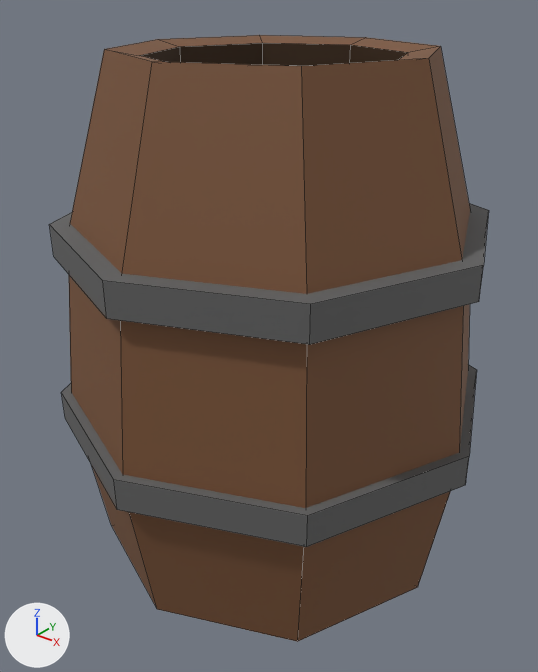
Before and after pictures for a commit that changed the FBX model SteamPunkStealth/Assets/Models/RawFBX/Barrel.fbx.
Both versions are drawn from a 50 mm lens placed at (1.91, -2.44, 2.52), pointed at (0.0, -0.05, 1.03). The axes (+X, +Y, +Z) are drawn at lower left. The lights are the same throughout. Mesh edges are drawn as thin lines.

In view in the first picture: 'Barrel'.
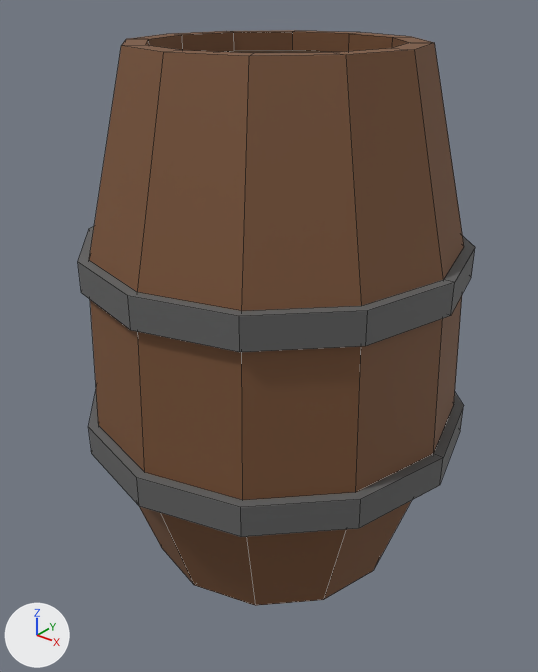
The change, as JSON lines over the scene's bpy script:
```json
{"op": "add", "block": "mat_barrel1", "code": ["mat_barrel1 = principled_material('Barrel1')", "mat_barrel1.base_color = (0.191, 0.0844, 0.0356)  # brown #795235", "mat_barrel1.roughness = 0.69"]}
{"op": "add", "block": "mat_barrel2", "code": ["mat_barrel2 = principled_material('Barrel2')", "mat_barrel2.base_color = (0.125, 0.125, 0.125)  # dark grey #636363", "mat_barrel2.roughness = 0.69"]}
{"op": "add", "block": "mat_barre2", "code": ["mat_barre2 = principled_material('Barre2')", "mat_barre2.base_color = (0.0437, 0.0194, 0.00402)  # brown #3b260d", "mat_barre2.roughness = 0.69"]}
{"block": "me_cylinder", "where": "# used by ob_barrel; location = (0.0, 0.0, 0.0)"}
{"op": "remove", "block": "me_cylinder", "code": "me_cylinder.from_pydata(...)  # 96 vertices, 78 faces; spans x -0.99..0.99, y -0.99..0.99, z -0.01..2.26"}
{"op": "remove", "block": "me_cylinder", "code": "me_cylinder.materials.append(mat_barrelwood)  # brown #795235"}
{"op": "remove", "block": "me_cylinder", "code": "me_cylinder.materials.append(mat_material)  # brown #3b260d"}
{"op": "remove", "block": "me_cylinder", "code": "me_cylinder.materials.append(mat_barrelrim)  # dark grey #636363"}
{"op": "add", "block": "me_cylinder", "code": "me_cylinder.from_pydata(...)  # 211 vertices, 166 faces; spans x -0.88..0.88, y -0.88..0.88, z -1.15..1.19"}
{"block": "me_cylinder", "change": "me_cylinder part 1: the loose piece of 64 vertices spanning x -0.95..0.95, y -0.95..0.95, z -0.01..2.26 is rebuilt with 151 vertices and now spans x -0.88..0.88, y -0.88..0.88, z -1.15..1.19"}
{"block": "me_cylinder", "change": "me_cylinder part 2: a new loose piece of 60 vertices spanning x -0.84..0.84, y -0.84..0.84, z 0.26..0.39, in mat_barrel2 (dark grey #636363)"}
{"block": "me_cylinder", "change": "me_cylinder part 3: the loose piece of 16 vertices spanning x -0.99..0.99, y -0.99..0.99, z 0.64..0.78 is deleted"}
{"block": "me_cylinder", "change": "me_cylinder part 4: the loose piece of 16 vertices spanning x -0.95..0.95, y -0.95..0.95, z 1.44..1.58 is deleted"}
{"op": "add", "block": "me_cylinder", "code": "me_cylinder.materials.append(mat_barrel1)  # brown #795235"}
{"op": "add", "block": "me_cylinder", "code": "me_cylinder.materials.append(mat_barre2)  # brown #3b260d"}
{"op": "add", "block": "me_cylinder", "code": "me_cylinder.materials.append(mat_barrel2)  # dark grey #636363"}
{"op": "set", "path": "ob_barrel.location", "old": "(0.0, 0.0, 0.0)", "new": "(0.0, 0.0, 1.099)"}
```

Location of each change, (x1, y1, x2, y2) in pixels of the pictures (538 x 672 px):
```json
{"object": "Barrel", "change": "reshaped, moved", "before": [49, 35, 489, 642], "after": [78, 30, 475, 606], "on screen": "10% narrower"}
{"part": 1, "of": "me_cylinder", "change": "rebuilt", "before": [69, 35, 470, 642], "after": [88, 30, 464, 606], "on screen": "6% narrower"}
{"part": 2, "of": "me_cylinder", "change": "added", "after": [78, 226, 475, 352]}
{"part": 3, "of": "me_cylinder", "change": "deleted", "before": [62, 365, 477, 547]}
{"part": 4, "of": "me_cylinder", "change": "deleted", "before": [49, 203, 489, 345]}
```
